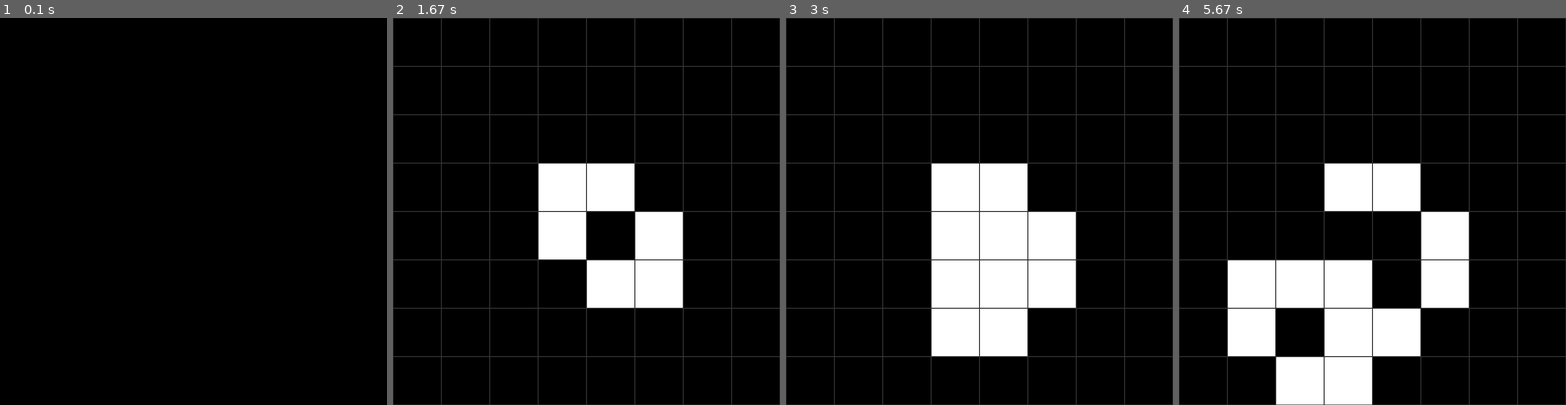
Above: before the commit, frames 1-4 (left to right).
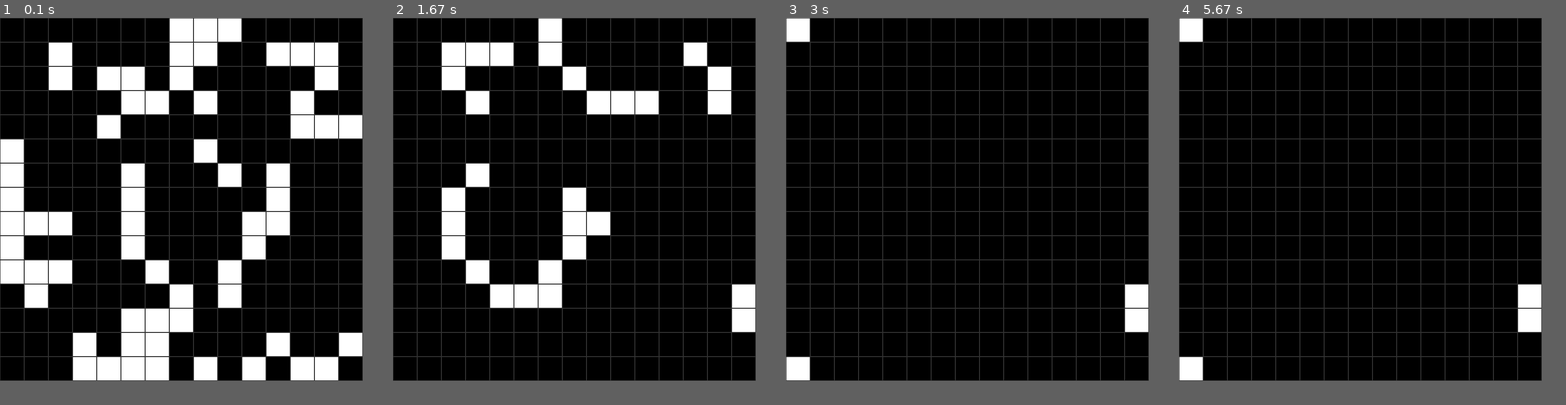
Above: after the commit, the same moments.

Repository: Mo0dy/Code4Fun
Game: pygame game, started from Projects/MatrixAnimations/Matrix.py
Two runs of this game, one before a commit and one after it. Both use one fixed random seed, a clock stepped at 60 frames per second and the inputs below.
Inputs:
- Up to frame 1 (0.1 s): no input
- Up to frame 2 (1.67 s): no input
- Up to frame 3 (3 s): no input
- Up to frame 4 (5.67 s): no input
The window is 800x800 before the commit and 750x750 after it. Grey fills any space a smaller window leaves; there, only what the larger window draws over its background counts as a difference.

The runs differ from the first frame. In frame 1, 30% of the frame differs, in the area x 0-94%, y 0-94%; in frame 2, 21%; in frame 3, 20%; in frame 4, 23%.

Commit message:
started big conway gol sim

Diff:
--- /dev/null
+++ b/Projects/GameOfLife.py
@@ -0,0 +1,97 @@
+from Code4Fun.Utility.Vec2 import *
+import numpy as np
+import pygame as pg
+from scipy.ndimage.filters import convolve
+import numba as nb
+
+
+
+mat_shape = 100, 100
+
+
+con_mat = np.array([[1, 1, 1],
+                    [1, 0, 1],
+                    [1, 1, 1]], dtype=np.uint8)
+
+
+glider = np.array([[0, 1, 0],
+                  [0, 0, 1],
+                  [1, 1, 1]])
+
+mat = np.zeros(mat_shape, dtype=np.uint8)
+
+def init():
+    global mat
+    mat = (np.random.rand(mat_shape[0], mat_shape[1]) * 2).astype(np.uint8)
+
+
+pg.init()
+window_size = mat_shape[0] * 5, mat_shape[1] * 5
+origin = Vec2(np.array(window_size)) / 2
+screen = pg.display.set_mode(window_size)
+pg.display.set_caption("Matrix Animations")
+clock = pg.time.Clock()
+font = pg.font.SysFont("comicsansms", 20)
+
+size_x = window_size[0] / mat.shape[0]
+size_y = window_size[1] / mat.shape[1]
+
+
+@nb.guvectorize([(nb.uint8[:, :], nb.uint8[:, :])], '(a,b),(c,d)', target='parallel')
+def do_step(m, c_m):
+    for i in range(m.shape[0]):
+        for j in range(m.shape[1]):
+            for a in range()
+            # live cell
+            if m[i, j]:
+                if 3 < n_amount or n_amount < 2:
+                    mat[i, j] = 0
+            # dead cell
+            else:
+                if n_amount == 3:
+                    m[i, j] = 1
+
+
+def reset():
+    init()
+
+
+def clear():
+    global content
+    content = np.zeros(mat_shape)
+
+
+def update():
+    do_step(mat, con_mat)
+
+
+def draw():
+    for i in range(mat.shape[0]):
+        for j in range(mat.shape[1]):
+            pg.draw.rect(screen, (mat[i, j] * 255, 0, 0), (i * size_x, j * size_y, size_x, size_y))
+    fps = font.render("%0.2f" % clock.get_fps(), True, (255, 255, 255))
+    screen.blit(fps, (10, 10))
+
+
+keydown_func = {
+    pg.K_r: reset
+}
+
+
+reset()
+loop = True
+while loop:
+    clock.tick()
+    for e in pg.event.get():
+        if e.type == pg.QUIT:
+            loop = False
+        elif e.type == pg.KEYDOWN:
+            try:
+                keydown_func[e.key]()
+            except:
+                pass
+
+    update()
+    draw()
+    pg.display.flip()
+pg.quit()
--- a/Projects/MatrixAnimations/Matrix.py
+++ b/Projects/MatrixAnimations/Matrix.py
@@ -8,14 +8,14 @@
 import Code4Fun.Projects.MatrixAnimations.GameOfLife as gol
 import Code4Fun.Projects.MatrixAnimations.LangdonsAnt as ant
 
-mat_shape = np.array([8, 8, 3])
+mat_shape = np.array([15, 15, 3])
 margins = 1
 resolution = 1
 content = np.zeros(mat_shape)
 
 
 pg.init()
-window_size = mat_shape[0] * 100, mat_shape[1] * 100
+window_size = mat_shape[0] * 50, mat_shape[1] * 50
 origin = Vec2(np.array(window_size)) / 2
 screen = pg.display.set_mode(window_size)
 pg.display.set_caption("Matrix Animations")
@@ -24,7 +24,7 @@
 
 
 def reset():
-    ant.init(mat_shape)
+    gol.init(mat_shape)
 
 
 def clear():
@@ -34,7 +34,7 @@
 
 def update():
     global content
-    ant.update(content)
+    gol.update(content)
 
 def draw():
     global content
@@ -54,7 +54,7 @@
 reset()
 loop = True
 while loop:
-    clock.tick(5)
+    clock.tick(15)
     for e in pg.event.get():
         if e.type == pg.QUIT:
             loop = False
